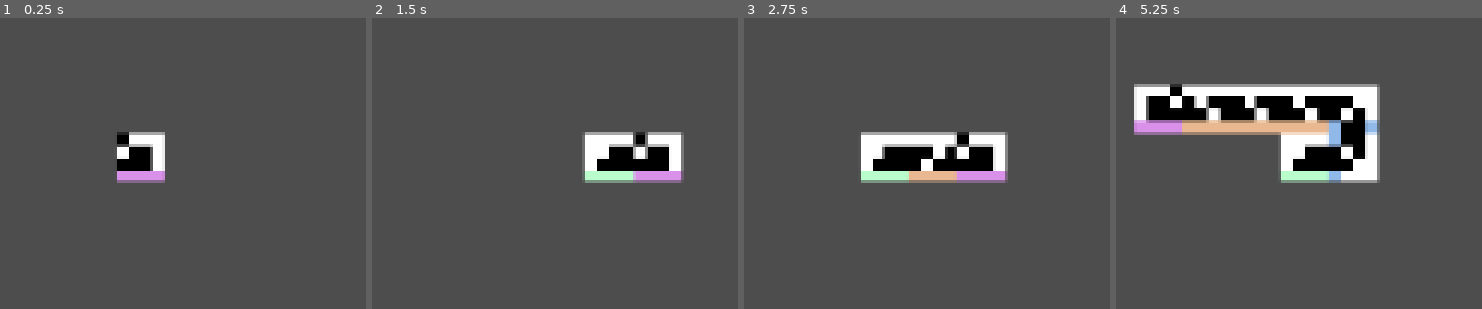
Above: before the commit, frames 1-4 (left to right).
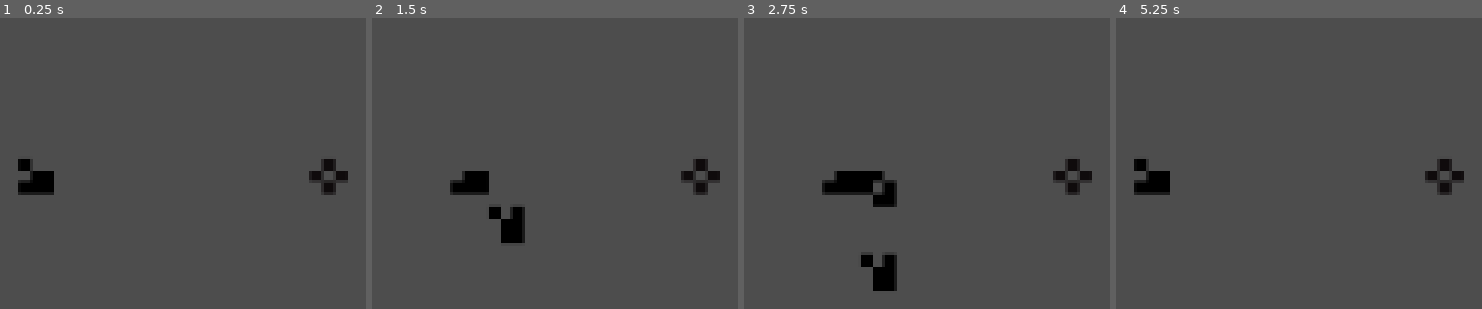
Above: after the commit, the same moments.

Repository: Vexcenot/SnakeRemastered
Game: Godot game, scene res://scenes scripts/main.tscn
Two runs of this game, one before a commit and one after it. Both use one fixed random seed, a clock stepped at 60 frames per second and the inputs below.
Inputs:
- Up to frame 1 (0.25 s): no input
- Up to frame 2 (1.5 s): hold Right (ui_right) 0.53-1.28 s; hold Space (action) 0.53-1.28 s; tap Enter at 1.25 s; hold Down (ui_down) from 1.28 s (still down); tap Space (action) at 1.35 s
- Up to frame 3 (2.75 s): release Down (ui_down) at 2.03 s; hold Right (ui_right) from 2.03 s (still down); hold Shift (action2) from 2.03 s (still down); tap Space (action) at 2.3 s
- Up to frame 4 (5.25 s): release Right (ui_right) at 2.78 s; release Shift (action2) at 2.78 s; hold Up (ui_up) 2.78-3.53 s; tap Alt (action3) at 2.85 s; tap Space (action) at 3.05, 4.35, 5 s; hold Space (action) 3.53-4.28 s; hold Left (ui_left) 3.53-5.03 s; hold Down (ui_down) from 5.03 s (still down); hold Shift (action2) from 5.03 s (still down)

The runs differ from the first frame. In frame 1, 3.7% of the frame differs, in the area x 4-96%, y 39-61%; in frame 2, 7.0%; in frame 3, 9.9%; in frame 4, 18%, in the area x 4-96%, y 22-61%.

Commit message:
added food

Diff:
--- /dev/null
+++ b/scenes scripts/food.gd
@@ -0,0 +1,6 @@
+extends Sprite2D
+
+
+func _on_food_area_entered(area: Area2D) -> void:
+	if area.name == "headArea":
+		queue_free()
--- /dev/null
+++ b/scenes scripts/food.tscn
@@ -0,0 +1,18 @@
+[gd_scene load_steps=4 format=3 uid="uid://chuyydvfgw31t"]
+
+[ext_resource type="Texture2D" uid="uid://cs8ytl8rpxdct" path="res://sprites/food.png" id="1_8txok"]
+[ext_resource type="Script" uid="uid://dp7rdaxnt8kij" path="res://scenes scripts/food.gd" id="2_4c3ow"]
+
+[sub_resource type="RectangleShape2D" id="RectangleShape2D_pohk7"]
+
+[node name="Sprite2D" type="Sprite2D"]
+texture = ExtResource("1_8txok")
+script = ExtResource("2_4c3ow")
+
+[node name="food" type="Area2D" parent="."]
+
+[node name="CollisionShape2D" type="CollisionShape2D" parent="food"]
+scale = Vector2(-0.20000017, -0.20000017)
+shape = SubResource("RectangleShape2D_pohk7")
+
+[connection signal="area_entered" from="food" to="." method="_on_food_area_entered"]
--- a/scenes scripts/global.gd
+++ b/scenes scripts/global.gd
@@ -1,16 +1,17 @@
 extends Node
 var originalTime = 0.4
 var finalTime : float = originalTime
-var time : float = finalTime
+var time : float = originalTime
 var currentDirection : String = "where the player is currently facing"
-var reversing = false
+var reversing : bool = false
+var moveStart : bool = false
 signal tick
 signal reverse
 
 
 func _process(_delta: float) -> void:
 	time += _delta
-	if time >= finalTime:
+	if time >= finalTime and moveStart:
 		time = 0
 		tick.emit()
 
--- a/scenes scripts/main.tscn
+++ b/scenes scripts/main.tscn
@@ -1,13 +1,17 @@
-[gd_scene load_steps=2 format=3 uid="uid://djmp2arl0h67y"]
+[gd_scene load_steps=3 format=3 uid="uid://djmp2arl0h67y"]
 
 [ext_resource type="PackedScene" uid="uid://qsxibdu7sd4e" path="res://scenes scripts/player.tscn" id="1_ig7tw"]
+[ext_resource type="PackedScene" uid="uid://chuyydvfgw31t" path="res://scenes scripts/food.tscn" id="2_737ep"]
 
 [node name="Node2D" type="Node2D"]
 
 [node name="Player" parent="." instance=ExtResource("1_ig7tw")]
-position = Vector2(588, 302)
+position = Vector2(584, 304)
 
 [node name="Camera2D" type="Camera2D" parent="."]
 position = Vector2(588.00006, 300)
 scale = Vector2(-0.6993882, 0.7050316)
 zoom = Vector2(5.85, 5.85)
+
+[node name="Sprite2D" parent="." instance=ExtResource("2_737ep")]
+position = Vector2(608, 304)
--- a/scenes scripts/player.gd
+++ b/scenes scripts/player.gd
@@ -10,48 +10,80 @@
 var time : float = 0
 var moveDistance : int = 4
 var eat : int = 0
+var startLength : int = 3
+var openJaw : int = 0
 var limitDir : int = limitLeft
+var upBlocked : bool = false
+var dnBlocked : bool = false
+var rtBlocked : bool = false
+var lfBlocked : bool = false
 
 var positionHistory : Array = []
 var moveOrders : Array = []
 var tailSegments : Array = []
 var directionHistory : Array = []
 var turnHistory : Array = []
+var eatHistory : Array = []
 
 
 
 func _ready() -> void:
-	moveOrders.append(right)
-	positionHistory.append(global_position)
-	directionHistory.append(direction)
-	turnHistory.append(0)
 	Global.tick.connect(update)
-
+	#teleport()
+	#positionHistory.append(global_position)
+	#directionHistory.append(direction)
+	#turnHistory.append(0)
+
+func _process(delta: float) -> void:
+	if openJaw >= 1:
+		$headSprite.frame = 5
+	else:
+		$headSprite.frame = 2
+
+#spawns tail on game start
+#FIX THIS
+func teleport():
+	position.x -= moveDistance*startLength
+	for i in startLength:
+		eat += 1
+		update()
+		#updateTailPositions()
+		position.x += moveDistance
+		updateArrays()
 
 func update():
+	colCheck()
+	spawnTail()
+	updateTail()
 	move()
-	updateTailPositions()
-	spawnTail()
-	print("tur ", turnHistory)
-	print("dir ", directionHistory)
-
-
-
+
+
+
+	#print("tur ", turnHistory)
+	#print("dir ", directionHistory)
+
+
+
+#sheesh make this better ffs with 2d vectors or some shit
 func _input(event: InputEvent) -> void:
 	# append move orders (only if not Global.reversing)
 	if moveOrders.size() < 4 and !Global.reversing:
 		if event.is_action_pressed("ui_up"):
 			if moveOrders.back() != up:
 				moveOrders.append(up)
+				Global.moveStart = true
 		if event.is_action_pressed("ui_down"):
 			if moveOrders.back() != down:
 				moveOrders.append(down)
+				Global.moveStart = true
 		if event.is_action_pressed("ui_left"):
 			if moveOrders.back() != left:
 				moveOrders.append(left)
+				Global.moveStart = true
 		if event.is_action_pressed("ui_right"):
 			if moveOrders.back() != right:
 				moveOrders.append(right)
+				Global.moveStart = true
 		# debug
 	if event.is_action_pressed("action"):
 		eat += 1
@@ -74,11 +106,14 @@
 		#sets last tail
 		if tailSegments.size() <= 1:
 			tailSegments.back().lastTail = true
-
-
-#update this shit to be less stupid VVVV
+		eatHistory.append(true)
+
+	else:
+		eatHistory.append(false)
+
+#REALLY FIX THIS
 # Moves tails
-func updateTailPositions():
+func updateTail():
 	# Each tail segment follows the head's position from (i+1) steps ago
 	for i in range(tailSegments.size()):
 		var stepsAgo = i + 1
@@ -99,6 +134,12 @@
 			if turIndex >= 0:
 				var segmentTurn = directionHistory[turIndex]
 				tailSegments[i].nextDirection = segmentTurn
+
+			#full tail
+			var eatIndex = eatHistory.size() - stepsAgo
+			if eatIndex >= 0:
+				var segmentEat = eatHistory[eatIndex]
+				tailSegments[i].full = segmentEat
 
 #AAAAAAAAA end
 
@@ -126,7 +167,6 @@
 				if positionHistory.size() > 1:
 					positionHistory.pop_back()
 					turnHistory.pop_back()
-
 
 	else:
 		# Normal foward movement
@@ -167,38 +207,70 @@
 	directionHistory.append(direction)
 
 
-
+#turns and flips sprite
 func orientator():
 	match direction:
 		up:
-			position.y -= moveDistance
-			$headSprite.rotation = deg_to_rad(-90)
-			$headSprite.flip_h = false
-			$headSprite.flip_v = false
-			limitDir = limitVer
+			if upBlocked:
+				hurt()
+			else:
+				position.y -= moveDistance
+				$headSprite.rotation = deg_to_rad(-90)
+				$headSprite.flip_h = false
+				$headSprite.flip_v = false
+				limitDir = limitVer
 		down:
-			position.y += moveDistance
-			$headSprite.rotation = deg_to_rad(90)
-			$headSprite.flip_h = false
-			$headSprite.flip_v = true
-			limitDir = limitVer
+			if dnBlocked:
+				hurt()
+			else:
+				position.y += moveDistance
+				$headSprite.rotation = deg_to_rad(90)
+				$headSprite.flip_h = false
+				$headSprite.flip_v = true
+				limitDir = limitVer
+		right:
+			if rtBlocked:
+				hurt()
+			else:
+				position.x += moveDistance
+				$headSprite.rotation = deg_to_rad(0)
+				$headSprite.flip_h = false
+				$headSprite.flip_v = false
+				limitDir = limitHor
 		left:
-			position.x -= moveDistance
-			$headSprite.rotation = deg_to_rad(0)
-			$headSprite.flip_h = true
-			$headSprite.flip_v = false
-			limitDir = limitHor
-		right:
-			position.x += moveDistance
-			$headSprite.rotation = deg_to_rad(0)
-			$headSprite.flip_h = false
-			$headSprite.flip_v = false
-			limitDir = limitHor
-
-
-
-
-
+			if lfBlocked:
+				hurt()
+			else:
+				position.x -= moveDistance
+				$headSprite.rotation = deg_to_rad(0)
+				$headSprite.flip_h = true
+				$headSprite.flip_v = false
+				limitDir = limitHor
+
+
+#snake killer
+func hurt():
+	get_tree().reload_current_scene()
+
+
+#checks surrounding for collisions`
+func colCheck():
+	if $up.has_overlapping_bodies():
+		upBlocked = true
+	else:
+		upBlocked = false
+	if $down.has_overlapping_bodies():
+		dnBlocked = true
+	else:
+		dnBlocked = false
+	if $right.has_overlapping_bodies():
+		rtBlocked = true
+	else:
+		rtBlocked = false
+	if $left.has_overlapping_bodies():
+		lfBlocked = true
+	else:
+		lfBlocked = false
 
 
 
@@ -220,3 +292,42 @@
 	#var maxPositions = tailSegments.size() + 10
 	#if positions.size() > maxPositions:
 		#positions.remove_at(0)
+
+
+func _on_up_area_entered(area: Area2D) -> void:
+	if area.name == "food":
+		openJaw += 1
+
+func _on_down_area_entered(area: Area2D) -> void:
+	if area.name == "food":
+		openJaw += 1
+
+func _on_right_area_entered(area: Area2D) -> void:
+	if area.name == "food":
+		openJaw += 1
+
+func _on_left_area_entered(area: Area2D) -> void:
+	if area.name == "food":
+		openJaw += 1
+
+
+func _on_up_area_exited(area: Area2D) -> void:
+	if area.name == "food" and openJaw > 0:
+		openJaw -= 1
+
+func _on_down_area_exited(area: Area2D) -> void:
+	if area.name == "food" and openJaw > 0:
+		openJaw -= 1
+
+func _on_right_area_exited(area: Area2D) -> void:
+	if area.name == "food" and openJaw > 0:
+		openJaw -= 1
+
+func _on_left_area_exited(area: Area2D) -> void:
+	if area.name == "food" and openJaw > 0:
+		openJaw -= 1
+
+
+func _on_head_area_area_entered(area: Area2D) -> void:
+	if area.name == "food":
+		eat += 1
--- a/scenes scripts/player.tscn
+++ b/scenes scripts/player.tscn
@@ -1,9 +1,13 @@
-[gd_scene load_steps=4 format=3 uid="uid://qsxibdu7sd4e"]
+[gd_scene load_steps=6 format=3 uid="uid://qsxibdu7sd4e"]
 
 [ext_resource type="Script" uid="uid://blnsvu5y16aoh" path="res://scenes scripts/player.gd" id="1_onrkg"]
 [ext_resource type="Texture2D" uid="uid://305whs0fsehe" path="res://sprites/smol snake.png" id="2_i3pqv"]
 
 [sub_resource type="RectangleShape2D" id="RectangleShape2D_ydash"]
+
+[sub_resource type="RectangleShape2D" id="RectangleShape2D_xomnv"]
+
+[sub_resource type="RectangleShape2D" id="RectangleShape2D_0amtw"]
 
 [node name="Player" type="Node2D"]
 script = ExtResource("1_onrkg")
@@ -13,10 +17,68 @@
 hframes = 10
 frame = 2
 
-[node name="Area2D" type="Area2D" parent="headSprite"]
+[node name="headArea" type="Area2D" parent="headSprite"]
 rotation = 1.5707964
 scale = Vector2(0.056443617, 0.056443617)
 
-[node name="CollisionShape2D" type="CollisionShape2D" parent="headSprite/Area2D"]
+[node name="CollisionShape2D" type="CollisionShape2D" parent="headSprite/headArea"]
 scale = Vector2(3.3200011, 3.3200011)
 shape = SubResource("RectangleShape2D_ydash")
+
+[node name="up" type="Area2D" parent="."]
+
+[node name="CollisionShape2D" type="CollisionShape2D" parent="up"]
+position = Vector2(0, -4)
+scale = Vector2(0.1826824, 0.1826824)
+shape = SubResource("RectangleShape2D_xomnv")
+debug_color = Color(0.6913287, 0.32144278, 0.9462736, 0.41960785)
+
+[node name="down" type="Area2D" parent="."]
+
+[node name="CollisionShape2D2" type="CollisionShape2D" parent="down"]
+position = Vector2(-2.8421713e-14, 4)
+rotation = 3.1415927
+scale = Vector2(0.187, 0.187)
+shape = SubResource("RectangleShape2D_xomnv")
+debug_color = Color(0.6913287, 0.32144278, 0.9462736, 0.41960785)
+
+[node name="right" type="Area2D" parent="."]
+
+[node name="CollisionShape2D" type="CollisionShape2D" parent="right"]
+position = Vector2(4, 0)
+scale = Vector2(0.187, 0.187)
+shape = SubResource("RectangleShape2D_xomnv")
+debug_color = Color(0.6913287, 0.32144278, 0.9462736, 0.41960785)
+
+[node name="left" type="Area2D" parent="."]
+
+[node name="CollisionShape2D" type="CollisionShape2D" parent="left"]
+position = Vector2(-4, 0)
+scale = Vector2(0.18698719, 0.18698719)
+shape = SubResource("RectangleShape2D_xomnv")
+debug_color = Color(0.6913287, 0.32144278, 0.9462736, 0.41960785)
+
+[node name="eatDetect" type="Area2D" parent="."]
+visible = false
+
+[node name="CollisionShape2D" type="CollisionShape2D" parent="eatDetect"]
+scale = Vector2(0.60000014, 0.60000014)
+shape = SubResource("RectangleShape2D_0amtw")
+
+[connection signal="area_entered" from="headSprite/headArea" to="." method="_on_head_area_area_entered"]
+[connection signal="area_entered" from="up" to="." method="_on_up_area_entered"]
+[connection signal="area_exited" from="up" to="." method="_on_up_area_exited"]
+[connection signal="body_entered" from="up" to="." method="_on_up_body_entered"]
+[connection signal="body_exited" from="up" to="." method="_on_up_body_exited"]
+[connection signal="area_entered" from="down" to="." method="_on_down_area_entered"]
+[connection signal="area_exited" from="down" to="." method="_on_down_area_exited"]
+[connection signal="body_entered" from="down" to="." method="_on_down_body_entered"]
+[connection signal="body_exited" from="down" to="." method="_on_down_body_exited"]
+[connection signal="area_entered" from="right" to="." method="_on_right_area_entered"]
+[connection signal="area_exited" from="right" to="." method="_on_right_area_exited"]
+[connection signal="body_entered" from="right" to="." method="_on_right_body_entered"]
+[connection signal="body_exited" from="right" to="." method="_on_right_body_exited"]
+[connection signal="area_entered" from="left" to="." method="_on_left_area_entered"]
+[connection signal="area_exited" from="left" to="." method="_on_left_area_exited"]
+[connection signal="body_entered" from="left" to="." method="_on_left_body_entered"]
+[connection signal="body_exited" from="left" to="." method="_on_left_body_exited"]
--- a/scenes scripts/tail.gd
+++ b/scenes scripts/tail.gd
@@ -5,14 +5,20 @@
 @export var direction : int
 @export var nextDirection : int
 @export var lastTail : bool = false
-var turning = false
+var turning : bool = false
+var activate : bool = false
+var full : bool = false
 
 func _ready() -> void:
 	Global.tick.connect(update)
 
 func update():
 	#print(direction, nextDirection)
-	visible = true
+	if !activate:
+		activate = true
+		visible = true
+		$StaticBody2D/CollisionShape2D.disabled = false
+
 	if direction != nextDirection and direction != stop:
 		turning = true #true
 	else:
@@ -20,11 +26,15 @@
 	if turning:
 		if lastTail:
 			pass
+		elif full:
+			frame = 6
 		else:
 			frame = 3
 	else:
 		if lastTail:
 			frame = 0
+		elif full:
+			frame = 6
 		else:
 			frame = 1
 	rotation()
--- a/scenes scripts/tail.tscn
+++ b/scenes scripts/tail.tscn
@@ -25,5 +25,6 @@
 [node name="StaticBody2D" type="StaticBody2D" parent="."]
 
 [node name="CollisionShape2D" type="CollisionShape2D" parent="StaticBody2D"]
-scale = Vector2(0.39943987, 0.1014176)
+scale = Vector2(0.2394398, 0.1014176)
 shape = SubResource("RectangleShape2D_ured2")
+disabled = true
Not shown, added: scenes scripts/food.gd.uid
Binary file added: sprites/food.png
Not shown, added: sprites/food.png.import
Binary file changed: sprites/smol snake.png
